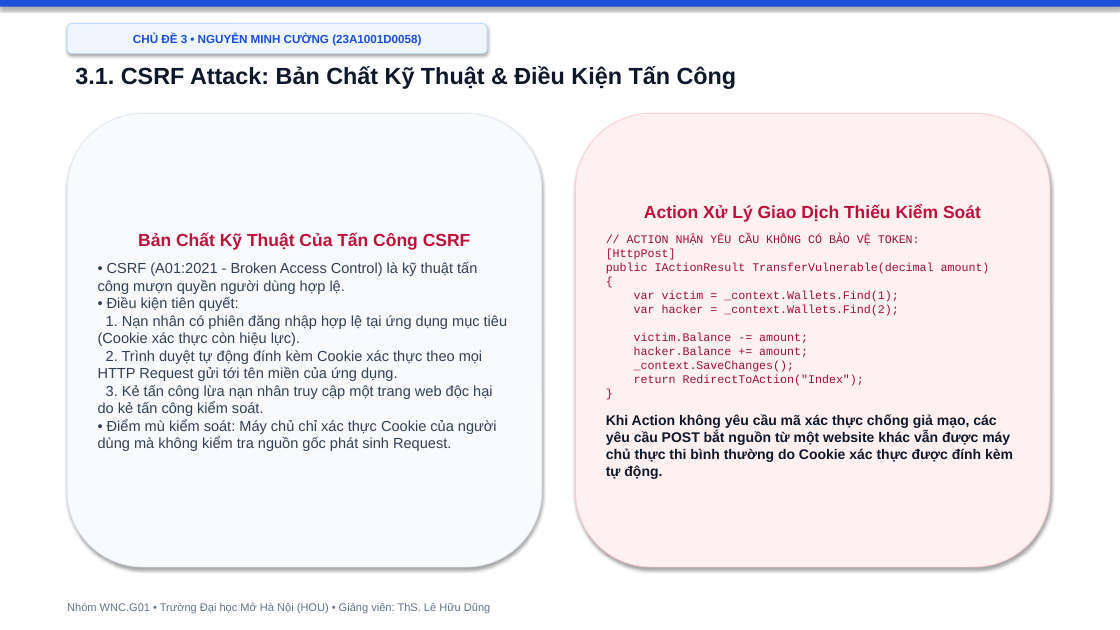
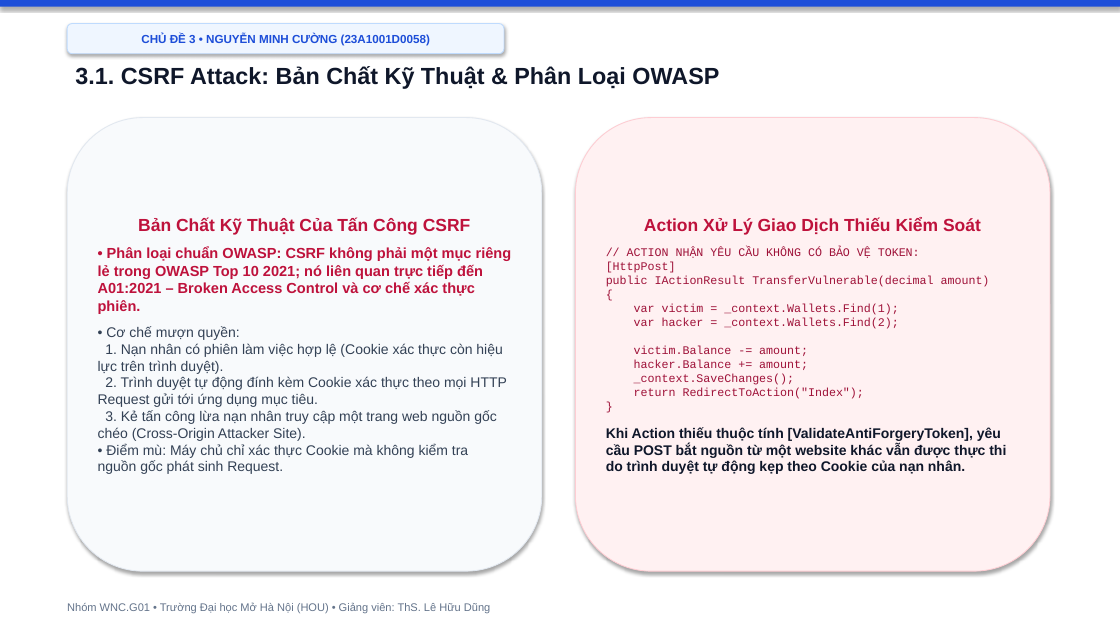
Before and after one commit to hocjsoo/OWASP_Demo, a slide deck: slide 13 of Slide_OWASP_Top3_Nhom_WNC_G01.pptx (slide 14 before the commit). Drawn at 1120x630 pixels with LibreOffice and Linux fonts; fonts in the diff are those of the drawing. Boxes give left, top, right and bottom in pixels: in the first picture for what was removed or moved away, otherwise in the second. Text is boxed around its words. In the diff, an @@ line names an element or a change of style, - is before the commit and + after.

```diff
--- a/Slide_OWASP_Top3_Nhom_WNC_G01.pptx
+++ b/Slide_OWASP_Top3_Nhom_WNC_G01.pptx
@@ rounded rectangle "CHỦ ĐỀ 3 • NGUYỄN ...": place and size @@
-rounded rectangle "CHỦ ĐỀ 3 • NGUYỄN ..." at (67,24,487,54)
+rounded rectangle "CHỦ ĐỀ 3 • NGUYỄN ..." at (67,24,504,54)
@@ text at (75,66,719,89): text changed @@
-3.1. CSRF Attack: Bản Chất Kỹ Thuật & Điều Kiện Tấn Công
+3.1. CSRF Attack: Bản Chất Kỹ Thuật & Phân Loại OWASP
@@ rounded rectangle "Bản Chất Kỹ Thuật Của ...": place and size @@
-rounded rectangle "Bản Chất Kỹ Thuật Của ..." at (67,113,542,567)
+rounded rectangle "Bản Chất Kỹ Thuật Của ..." at (67,118,542,571)
@@ rounded rectangle "Action Xử Lý Giao Dịch ...": place and size @@
-rounded rectangle "Action Xử Lý Giao Dịch ..." at (576,113,1050,567)
+rounded rectangle "Action Xử Lý Giao Dịch ..." at (576,118,1050,571)
@@ text in rounded rectangle at (98,247,512,474): text changed; size 12.5 to 12 pt @@
-• CSRF (A01:2021 - Broken Access Control) là kỹ thuật tấn công mượn quyền người dùng hợp lệ.
-• Điều kiện tiên quyết:
-1. Nạn nhân có phiên đăng nhập hợp lệ tại ứng dụng mục tiêu (Cookie xác thực còn hiệu lực).
-2. Trình duyệt tự động đính kèm Cookie xác thực theo mọi HTTP Request gửi tới tên miền của ứng dụng.
-3. Kẻ tấn công lừa nạn nhân truy cập một trang web độc hại do kẻ tấn công kiểm soát.
-• Điểm mù kiểm soát: Máy chủ chỉ xác thực Cookie của người dùng mà không kiểm tra nguồn gốc phát sinh Request.
+• Phân loại chuẩn OWASP: CSRF không phải một mục riêng lẻ trong OWASP Top 10 2021; nó liên quan trực tiếp đến A01:2021 – Broken Access Control và cơ chế xác thực phiên.
+• Cơ chế mượn quyền:
+1. Nạn nhân có phiên làm việc hợp lệ (Cookie xác thực còn hiệu lực trên trình duyệt).
+2. Trình duyệt tự động đính kèm Cookie xác thực theo mọi HTTP Request gửi tới ứng dụng mục tiêu.
+3. Kẻ tấn công lừa nạn nhân truy cập một trang web nguồn gốc chéo (Cross-Origin Attacker Site).
+• Điểm mù: Máy chủ chỉ xác thực Cookie mà không kiểm tra nguồn gốc phát sinh Request.
@@ text in rounded rectangle at (606,427,1006,474): text changed @@
-Khi Action không yêu cầu mã xác thực chống giả mạo, các yêu cầu POST bắt nguồn từ một website khác vẫn được máy chủ thực thi bình thường do Cookie xác thực được đính kèm tự động.
+Khi Action thiếu thuộc tính [ValidateAntiForgeryToken], yêu cầu POST bắt nguồn từ một website khác vẫn được thực thi do trình duyệt tự động kẹp theo Cookie của nạn nhân.
```
Also in this commit, not shown: 15 other slides changed, 3 slides added, 4 slides removed, 2 other files.
